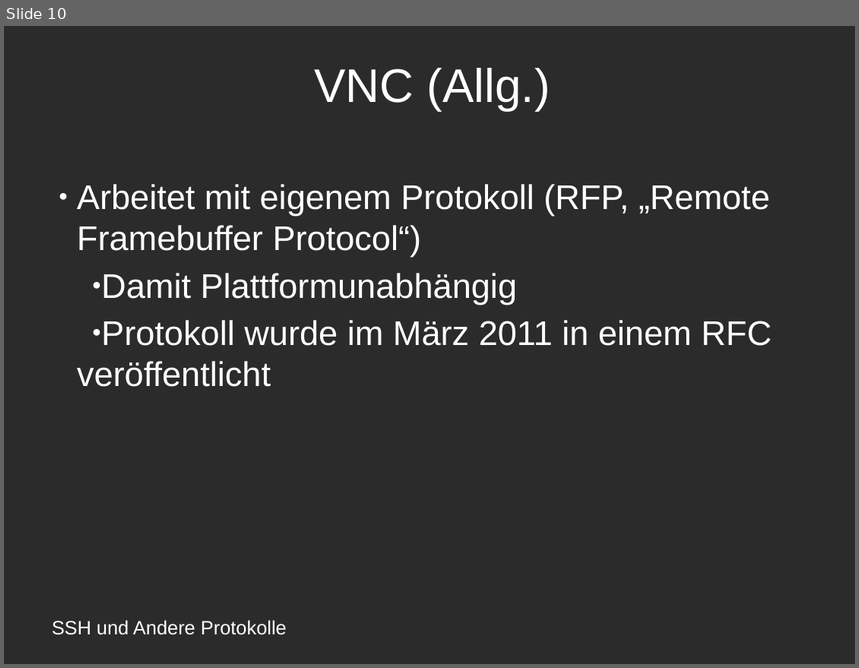
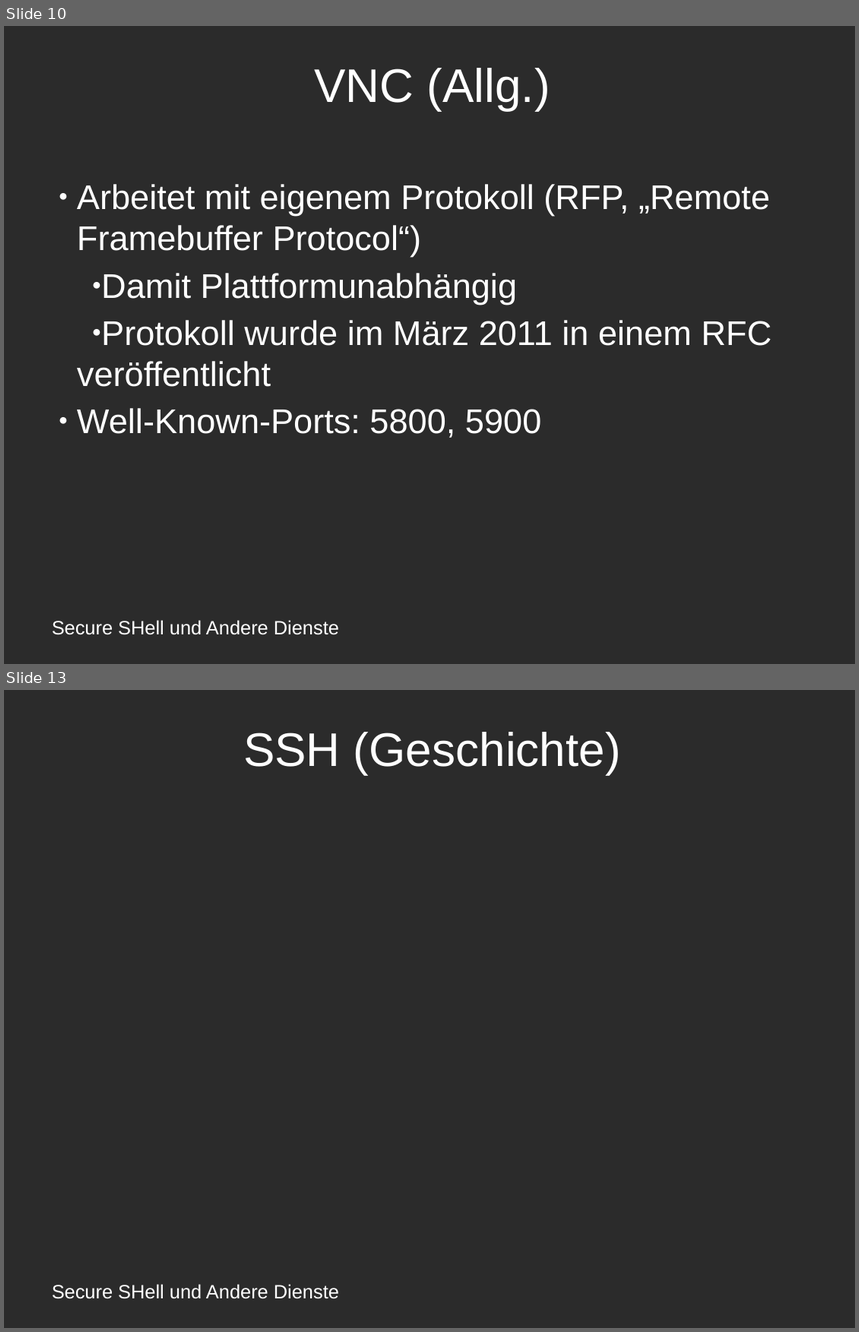
Before and after one commit to amlispolska/SSH-Projekt, a slide deck: ssh-presentation.odp. Shown one above the other, each under a label of ours: slide 10 before the commit, slides 10 and 13 after it; the slides between them are not shown. The pictures are 859x668 and 859x1332 pixels, drawn with LibreOffice and Linux fonts; fonts in the diff are those of the drawing; background and template pictures are left out; a plain dark background stands for a picture behind light text. Boxes give left, top, right and bottom in pixels: in the first picture for what was removed or moved away, otherwise in the second. Text is boxed around its words. In the diff, an @@ line names an element or a change of style, - is before the commit and + after.

```diff
--- a/ssh-presentation.odp
+++ b/ssh-presentation.odp
@@ slide 13 added at <box>4,690,855,1328</box>, background picture (left out) @@
@@ title added at <box>243,732,621,775</box>, 44 pt, text #FFFFFF @@
+SSH (Geschichte)
@@ text added at <box>52,1284,339,1300</box>, 18 pt, text #FFFFFF @@
+Secure SHell und Andere Dienste
@@ slide 10 changed as well @@
@@ subtitle at <box>77,408,541,438</box>: paragraph added @@
+● Well-Known-Ports: 5800, 5900
@@ text at <box>52,620,339,636</box>: text changed @@
-SSH und Andere Protokolle
+Secure SHell und Andere Dienste
```
Also in this commit, not shown: 8 other slides changed, 3 other slides added, 2 slides removed, 1 other file.
